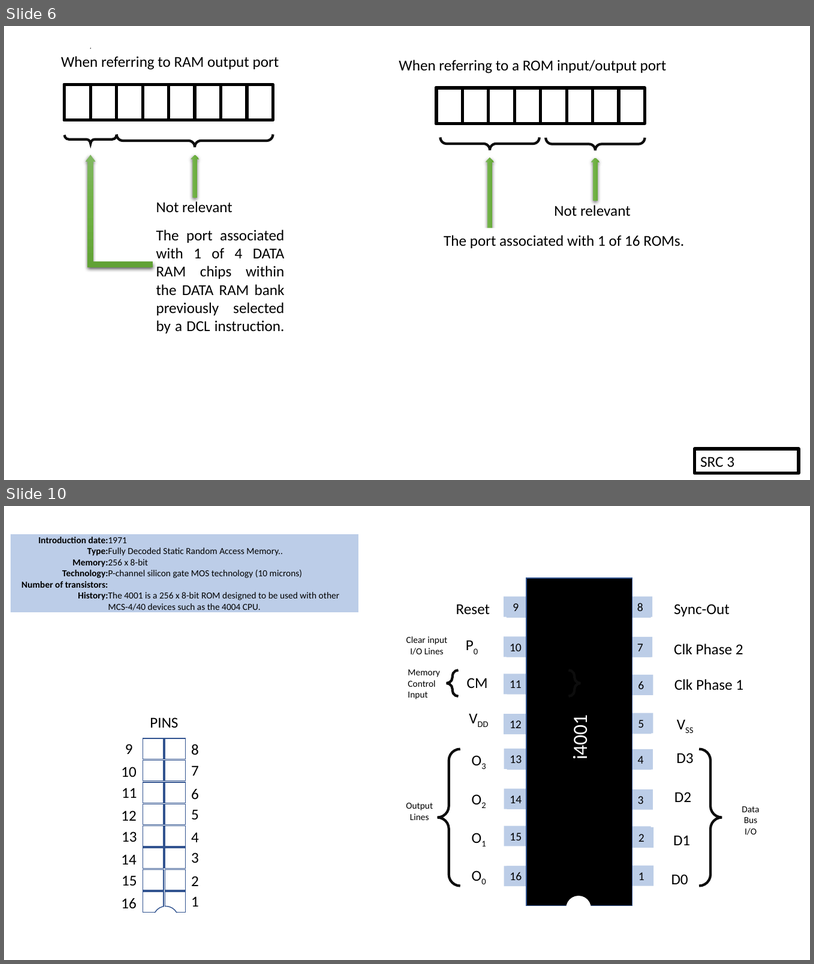
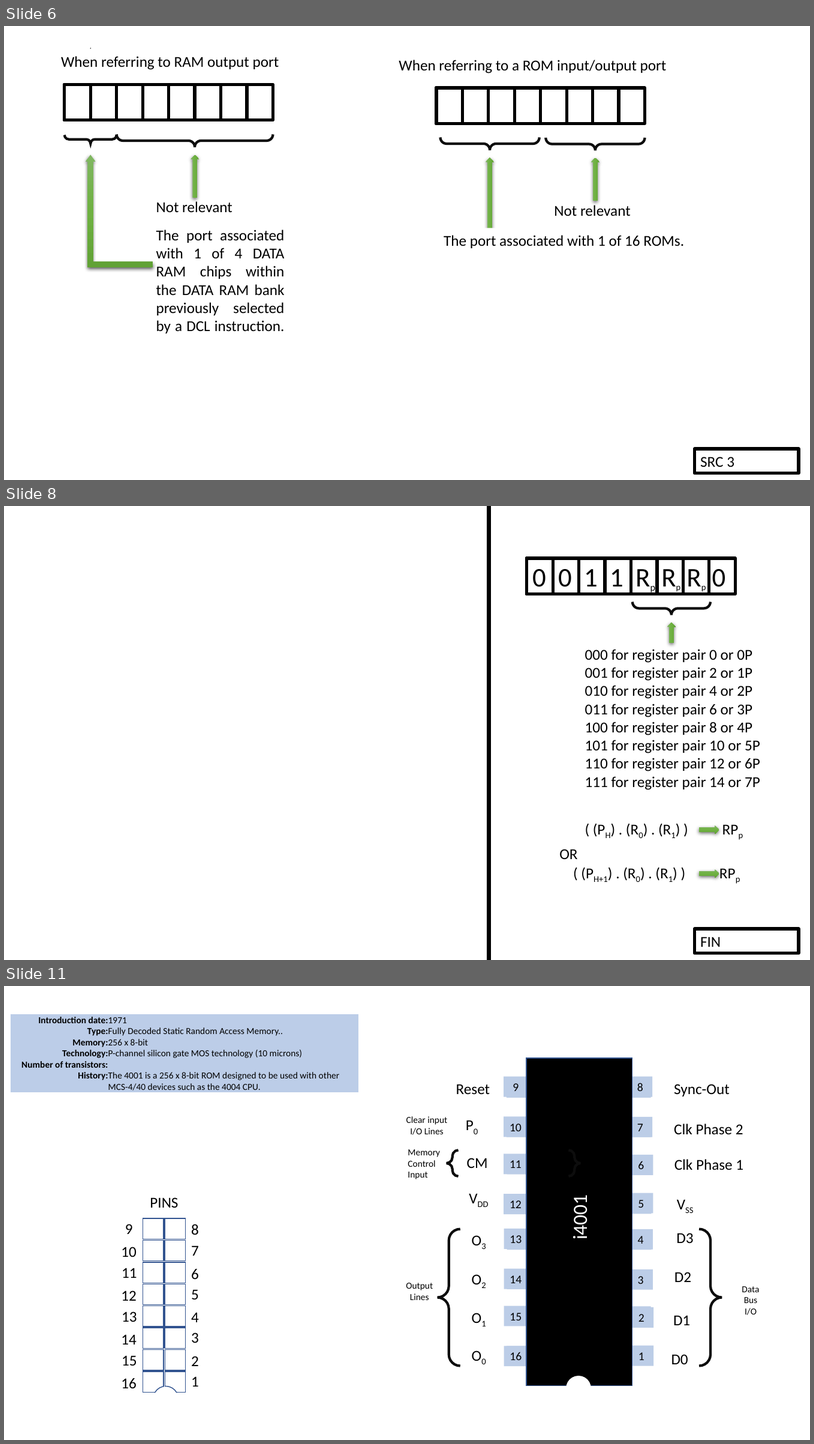
Before and after one commit to alshapton/Pyntel4004, a slide deck: pyntel4004/docs/resources.pptx. Shown one above the other, each under a label of ours: slides 6 and 10 before the commit, slides 6, 8 and 11 after it; the slides between them are not shown. The pictures are 814x964 and 814x1444 pixels, drawn with LibreOffice and Linux fonts; fonts in the diff are those of the drawing. Boxes give left, top, right and bottom in pixels: in the first picture for what was removed or moved away, otherwise in the second. Text is boxed around its words. In the diff, an @@ line names an element or a change of style, - is before the commit and + after.

```diff
--- a/pyntel4004/docs/resources.pptx
+++ b/pyntel4004/docs/resources.pptx
@@ slide 8 added at (4,506,810,960), background #FFFFFF @@
@@ line added from (489, 506) to (489, 960), #000000 5 pt @@
@@ group added at (527,506,761,878): 8 rectangles, 2 texts, 1 right arrow, 1 brace pair @@
+000 for register pair 0 or 0P
+001 for register pair 2 or 1P
+010 for register pair 4 or 2P
+011 for register pair 6 or 3P
+100 for register pair 8 or 4P
+101 for register pair 10 or 5P
+110 for register pair 12 or 6P
+111 for register pair 14 or 7P
+0 0 1 1 Rp Rp Rp 0
@@ text added at (579,816,800,841), 18 pt, text #000000 @@
+( (PH) . (R0) . (R1) ) RPp
@@ right arrow added at (699,825,720,834), fill gradient #81B861 to #6FB242 to #62A336 @@
@@ text added at (560,849,578,859), 18 pt, text #000000 @@
+OR
@@ text added at (594,876,608,882), 18 pt, text #000000 @@
+( (PH+1) . (R0) . (R1) ) RPp
@@ right arrow added at (699,869,720,877), fill gradient #81B861 to #6FB242 to #62A336 @@
@@ rectangle added at (695,928,799,952), outline #000000 3.75 pt, 18 pt, text #000000 @@
+FIN
@@ what was slide 10 is now slide 11 @@
```
Also in this commit, not shown: 3 slides changed, 4 other files.
